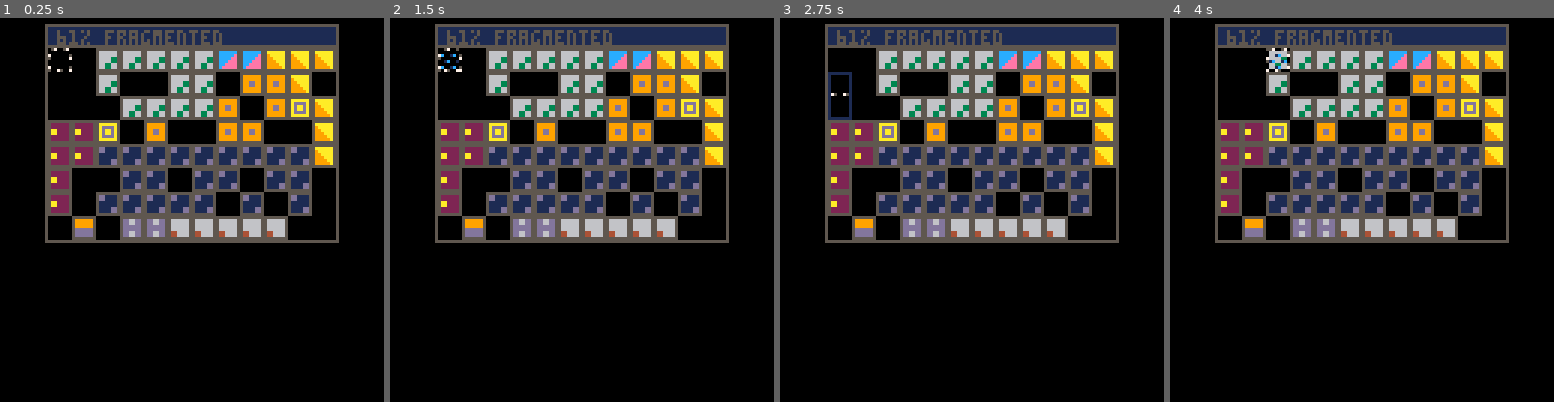
Above: before the commit, frames 1-4 (left to right).
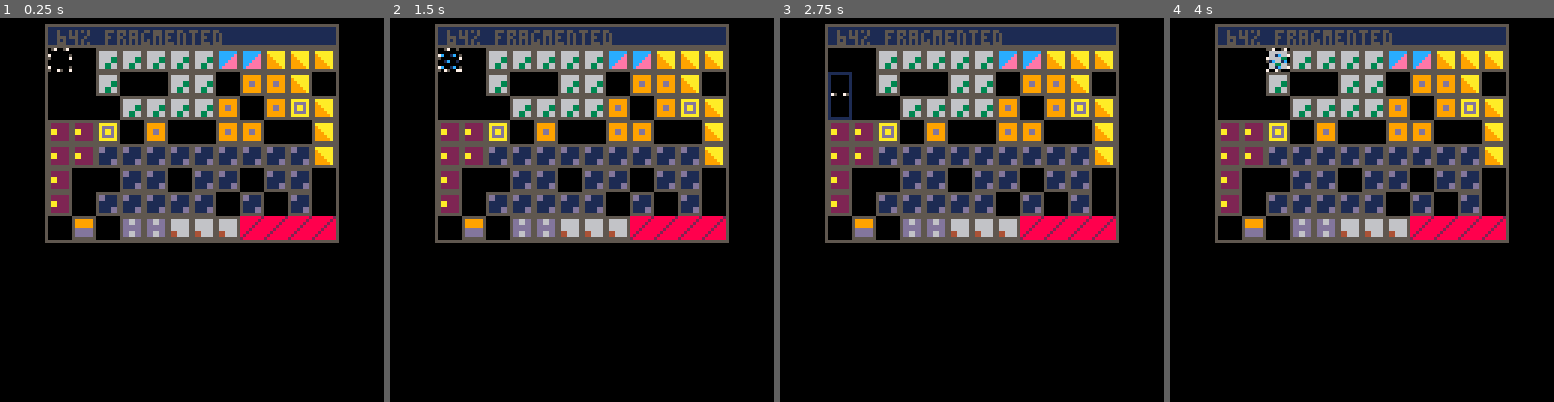
Above: after the commit, the same moments.

Repository: lkingsford/pico8-projects
Game: PICO-8 cartridge defrag.p8
Two runs of this game, one before a commit and one after it. Both use one fixed random seed, a clock stepped at 60 frames per second and the inputs below.
Inputs:
- Up to frame 1 (0.25 s): no input
- Up to frame 2 (1.5 s): tap O (Z key) at 0.33, 0.7, 1.43 s; tap X (X key) at 1.07 s
- Up to frame 3 (2.75 s): hold Left 1.97-2.37 s; tap X (X key) at 2.07, 2.4, 2.73 s; tap O (Z key) at 2.22 s; hold Down from 2.42 s (still down)
- Up to frame 4 (4 s): release Down at 2.82 s; hold Right 2.87-3.53 s; tap X (X key) at 3.07, 3.4, 3.73 s; tap O (Z key) at 3.1, 3.98 s; hold Up from 3.58 s (still down)

The runs differ from the first frame. In frame 1, 1.6% of the frame differs, in the area x 17-88%, y 3-58%; in frame 2, 1.6%; in frame 3, 1.6%; in frame 4, 1.6%.

Commit message:
Start of immovables

Diff:
--- a/defrag.p8
+++ b/defrag.p8
@@ -29,14 +29,45 @@
 	  placed-=1
 	 end
 	end
+	--add unmoveables
+	for obs_i=0,1 do
+		placed=false
+		while not placed do
+			x0=flr(rnd(w))-4
+			w0=flr(rnd(6))+2
+			y0=flr(rnd(h))
+			x=x0
+			y=y0
+			problem=false
+			for i=0,w0 do
+				x+=1
+				if (x>w) x=0;y+=1
+				for x2=x-3,x+3 do for y2=y-3,y+3 do
+					if (mget(x2,y2)==1) problem=true
+				end end
+	   if (problem) break
+			end
+			if not problem then
+				for i=0,w0 do
+					x+=1
+					if (x>w) x=0;y+=1
+					mset(x,y,1)
+					placed=true
+				end
+			end
+		end
+	end
+	--init score
 	frag=calc_frag()
 end
+
 
 function calc_frag()
 	--get files with any segments
 	files=0
 	for i=0,15 do
-		for p=0,w*h do if mget(p%w,p\w)==i then files += 1; break end end
+	 --exclude unmoveable
+		if i!= 1 then for p=0,w*h do if mget(p%w,p\w)==i then files += 1; break end end end
 	end
 	u={}
 	seg_count=0
@@ -84,12 +115,18 @@
  l,r,u,d,x,o=btnp(⬅️),btnp(➡️),btnp(⬆️),btnp(⬇️),btnp(❎),btnp(🅾️)
  if not(l or r or u or d or x or o) then return end
 	if mode==0 then
-		if (l) xy_csr[1]-=1
-		if (r) xy_csr[1]+=1
-		if (u) xy_csr[2]-=1
-		if (d) xy_csr[2]+=1
-		xy_csr[1]=min(max(0, xy_csr[1]), w-1)
-		xy_csr[2]=min(max(0, xy_csr[2]), h-1)
+	 local new_x=xy_csr[1]
+		local new_y=xy_csr[2]
+		if (l) new_x-=1
+		if (r) new_x+=1
+		if (u) new_y-=1
+		if (d) new_y+=1
+		if mget(new_x,new_y) == 1 or new_x<0 or new_x>=w or new_y<0 or new_y>=h then
+		 sfx(4)
+			return
+		end
+		xy_csr[1]=new_x
+		xy_csr[2]=new_y
 		xy_corner_1={xy_csr[1],xy_csr[2]}
 		xy_corner_2={xy_csr[1],xy_csr[2]}
 		if (x) mode = 1
Not shown, changed: the sound effects (__sfx__) section of defrag.p8
